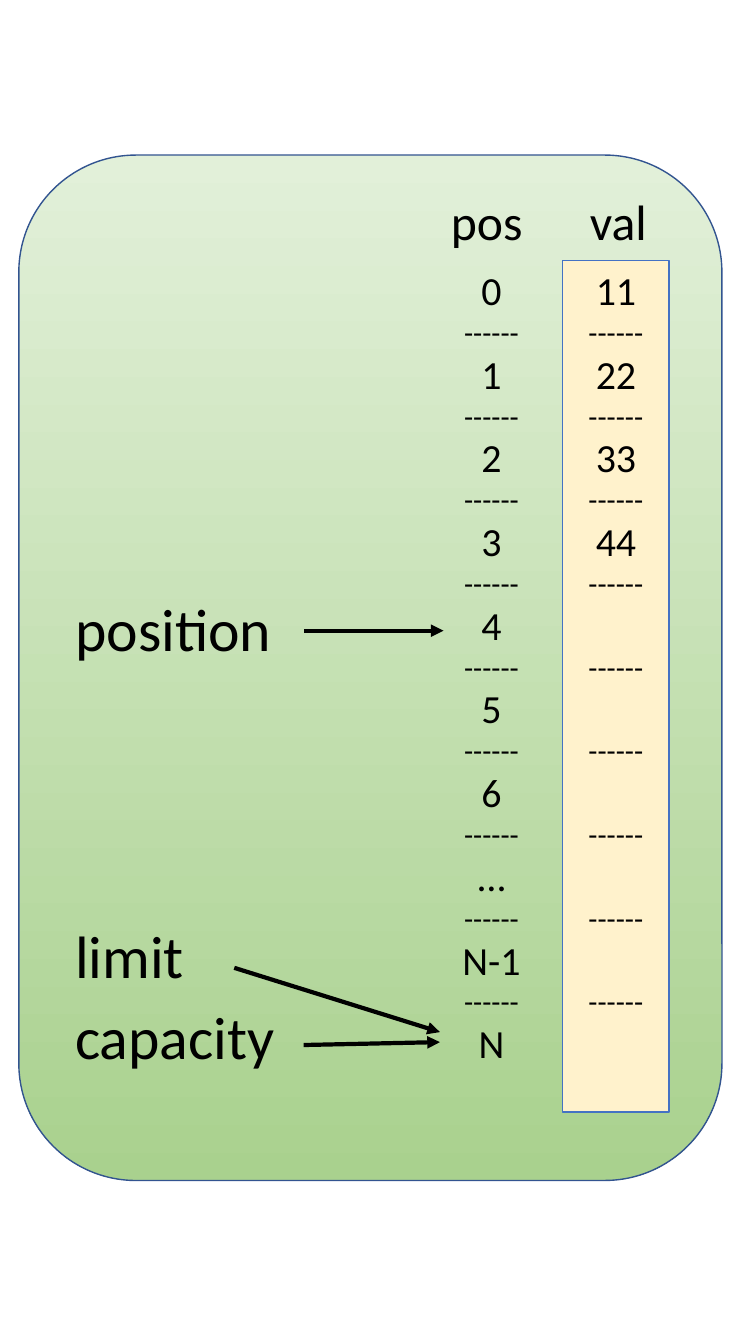
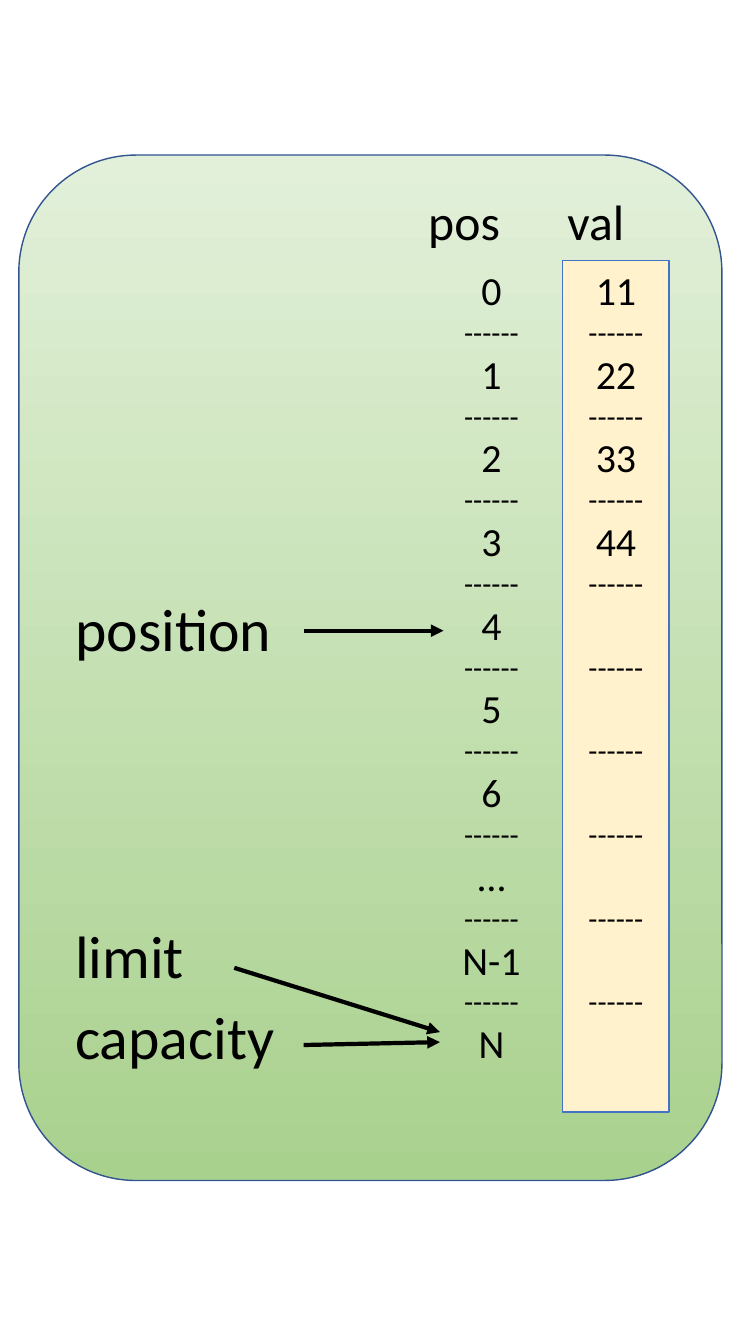
Before and after one commit to JeffersonLab/evio, a slide deck: slide 2 of doc/users_guide/figures_portrait.pptx. Drawn at 756x1344 pixels with LibreOffice and Linux fonts; fonts in the diff are those of the drawing. Boxes give left, top, right and bottom in pixels: in the first picture for what was removed or moved away, otherwise in the second. Text is boxed around its words. In the diff, an @@ line names an element or a change of style, - is before the commit and + after.

```diff
--- a/doc/users_guide/figures_portrait.pptx
+++ b/doc/users_guide/figures_portrait.pptx
@@ text "pos val": place and size @@
-text "pos val" at box(451, 205, 647, 248)
+text "pos val" at box(428, 205, 624, 248)
```
Also in this commit, not shown: 3 other slides changed, 1 other file.
